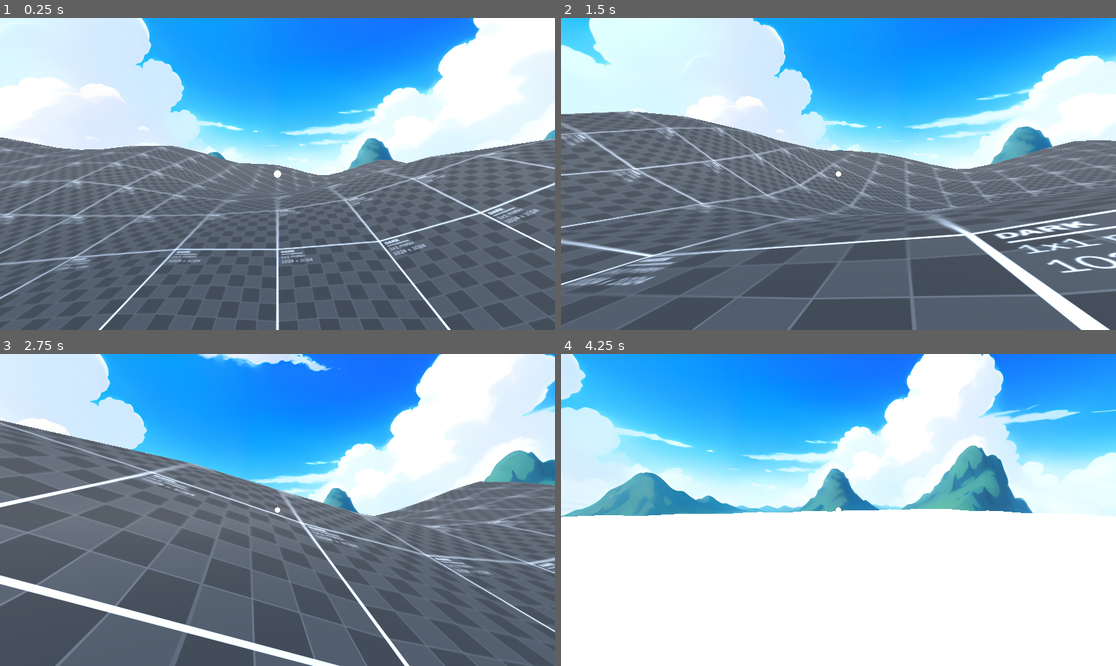
Above: before the commit, frames 1-4 (two rows, left to right).
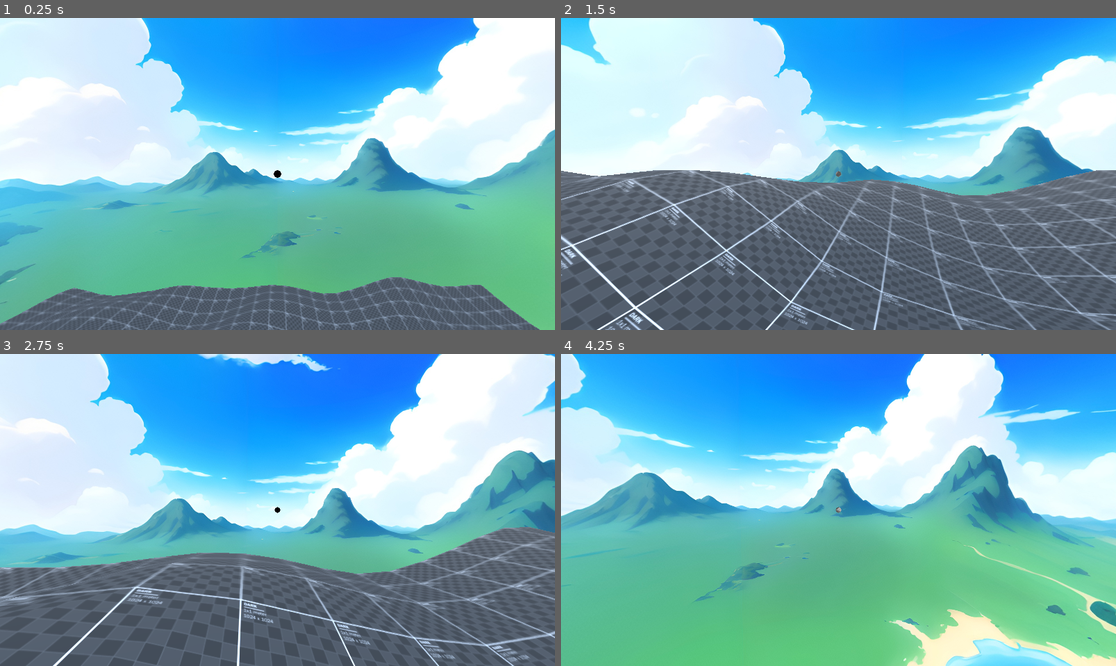
Above: after the commit, the same moments.

Repository: dairycultist/New-Hand-in-Mootown
Game: Godot game, scene res://world.tscn
Two runs of this game, one before a commit and one after it. Both use one fixed random seed, a clock stepped at 60 frames per second and the inputs below.
Inputs (mouse positions are in pixels of both pictures, inside the frame that each line leads up to):
- Up to frame 1 (0.25 s): no input
- Up to frame 2 (1.5 s): tap Enter (ui_accept) at 0.5, 0.77 s; move the mouse to (866, 174) at 0.52 s; hold E (interact) 0.53-1.28 s; hold W (walk_up) from 0.53 s (still down); move the mouse to (810, 174) at 1.27 s; tap E (interact) at 1.35 s
- Up to frame 3 (2.75 s): keep holding W (walk_up); tap Enter (ui_accept) at 1.52 s; move the mouse to (288, 503) at 2.02 s; hold E (interact) from 2.03 s (still down)
- Up to frame 4 (4.25 s): keep holding W (walk_up); move the mouse to (832, 516) at 2.77 s; release E (interact) at 2.78 s; tap E (interact) at 2.85 s; tap Enter (ui_accept) at 3.02, 3.77 s; move the mouse to (877, 513) at 3.52 s; hold E (interact) from 3.53 s (still down)

The runs differ from the first frame. In frame 1, 47% of the frame differs, in the area x 0-100%, y 38-100%; in frame 2, 25%; in frame 3, 34%; in frame 4, 49%, in the area x 0-100%, y 48-100%.

Commit message:
Terrain collision

Diff:
--- a/terrain.gd
+++ b/terrain.gd
@@ -7,37 +7,43 @@
 # https://docs.godotengine.org/en/stable/tutorials/3d/procedural_geometry/arraymesh.html#doc-arraymesh
 # look into heightmapshape for collision
 
+# for_in_ inclusivity is so annoying
+
 func _ready():
 
-	position.x -= SIZE / 2
-	position.z -= SIZE / 2
+	var height_map := PackedFloat32Array()
 
+	# generate mesh
 	var verts = PackedVector3Array()
 	var uvs = PackedVector2Array()
 	var normals = PackedVector3Array()
 	var indices = PackedInt32Array()
 
-	# generate mesh
 	await TEX.changed
 	var image := TEX.get_image()
 
-	for x in SIZE:
-		for z in SIZE:
-			verts.append(Vector3(x, image.get_pixel(x, z).r * 4, z))
+	for z in SIZE:
+		for x in SIZE:
+
+			var height := image.get_pixel(x, z).r * 4
+
+			verts.append(Vector3(x, height, z))
 			normals.append(Vector3(0, 1, 0))
 			uvs.append(Vector2(x, z))
 
-	for x in SIZE - 1:
-		for z in SIZE - 1:
-			indices.append(z + x * SIZE)
-			indices.append(z + x * SIZE + SIZE)
-			indices.append(z + x * SIZE + 1)
+			height_map.append(height)
 
-			indices.append(z + x * SIZE + SIZE + 1)
-			indices.append(z + x * SIZE + 1)
-			indices.append(z + x * SIZE + SIZE)
+	for z in SIZE - 1:
+		for x in SIZE - 1:
+			indices.append(x + z * SIZE)
+			indices.append(x + z * SIZE + 1)
+			indices.append(x + z * SIZE + SIZE)
 
-	# push mesh
+			indices.append(x + z * SIZE + SIZE + 1)
+			indices.append(x + z * SIZE + SIZE)
+			indices.append(x + z * SIZE + 1)
+
+	# join mesh
 	var surface_array = []
 	surface_array.resize(Mesh.ARRAY_MAX)
 
@@ -46,8 +52,30 @@
 	surface_array[Mesh.ARRAY_NORMAL] = normals
 	surface_array[Mesh.ARRAY_INDEX] = indices
 
+	# push mesh
 	var mesh_instance := MeshInstance3D.new()
+
 	mesh_instance.mesh = ArrayMesh.new()
 	mesh_instance.mesh.add_surface_from_arrays(Mesh.PRIMITIVE_TRIANGLES, surface_array)
 	mesh_instance.set_surface_override_material(0, MAT)
+	mesh_instance.position.x -= (SIZE - 1) / 2.0
+	mesh_instance.position.z -= (SIZE - 1) / 2.0
+
 	add_child(mesh_instance)
+
+	# create collider
+	var coll_shape := CollisionShape3D.new()
+	var shape := HeightMapShape3D.new()
+
+	shape.map_width = SIZE
+	shape.map_depth = SIZE
+	shape.map_data = height_map
+
+	coll_shape.shape = shape
+
+	add_child(coll_shape)
+
+	# debug draw collider
+	#var debug_mesh := MeshInstance3D.new()
+	#debug_mesh.mesh = shape.get_debug_mesh()
+	#add_child(debug_mesh)
--- a/world.tscn
+++ b/world.tscn
@@ -18,8 +18,6 @@
 
 [sub_resource type="NoiseTexture2D" id="NoiseTexture2D_wse8f"]
 noise = SubResource("FastNoiseLite_ioo17")
-
-[sub_resource type="WorldBoundaryShape3D" id="WorldBoundaryShape3D_pkg7o"]
 
 [sub_resource type="ShaderMaterial" id="ShaderMaterial_036b0"]
 shader = ExtResource("4_aqk2v")
@@ -53,7 +51,7 @@
 [node name="World" type="Node3D"]
 
 [node name="Player" type="CharacterBody3D" parent="." node_paths=PackedStringArray("crosshair", "hold_anchor", "camera")]
-transform = Transform3D(1, 0, 0, 0, 1, 0, 0, 0, 1, 0, 1, 0)
+transform = Transform3D(1, 0, 0, 0, 1, 0, 0, 0, 1, 0, 10, 0)
 script = ExtResource("1_fj7yv")
 crosshair = NodePath("../Crosshair/Panel")
 hold_anchor = NodePath("Camera3D/Hold Anchor")
@@ -75,19 +73,15 @@
 TEX = SubResource("NoiseTexture2D_wse8f")
 MAT = ExtResource("3_gbfbk")
 
-[node name="CollisionShape3D" type="CollisionShape3D" parent="Terrain"]
-visible = false
-shape = SubResource("WorldBoundaryShape3D_pkg7o")
-
 [node name="Sun" type="DirectionalLight3D" parent="."]
 transform = Transform3D(1, 0, 0, 0, 0.707107, 0.707107, 0, -0.707107, 0.707107, 0, 0, 0)
 
 [node name="DebugSpawner" type="Node3D" parent="."]
-transform = Transform3D(1, 0, 0, 0, 1, 0, 0, 0, 1, 5, 2, 0)
+transform = Transform3D(1, 0, 0, 0, 1, 0, 0, 0, 1, 5, 5, 0)
 script = ExtResource("3_tlwt5")
 
 [node name="DebugSpawner2" type="Node3D" parent="."]
-transform = Transform3D(1, 0, 0, 0, 1, 0, 0, 0, 1, -6, 2, 5)
+transform = Transform3D(1, 0, 0, 0, 1, 0, 0, 0, 1, -6, 5, 5)
 script = ExtResource("3_tlwt5")
 tscn_path = "res://rigidbodies/debris.tscn"
 spacing = 5
@@ -117,5 +111,6 @@
 
 [node name="Water" type="MeshInstance3D" parent="."]
 transform = Transform3D(1, 0, 0, 0, 1, 0, 0, 0, 1, 0, -2, 0)
+visible = false
 mesh = SubResource("QuadMesh_ioo17")
 surface_material_override/0 = SubResource("ShaderMaterial_wse8f")
Not shown: 1 places in world.tscn that only renumber resources
